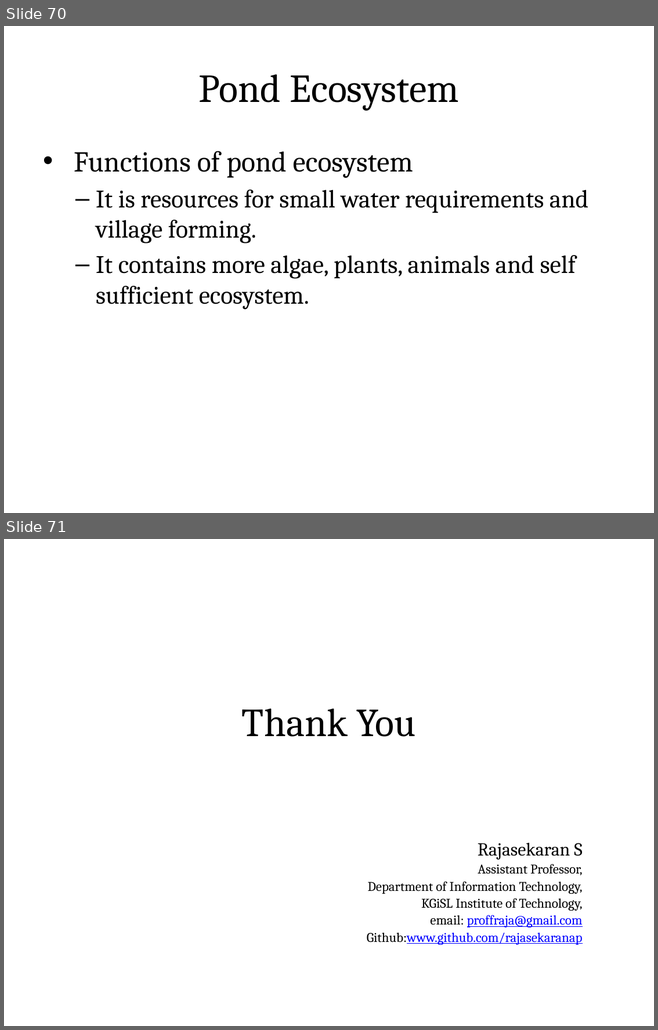
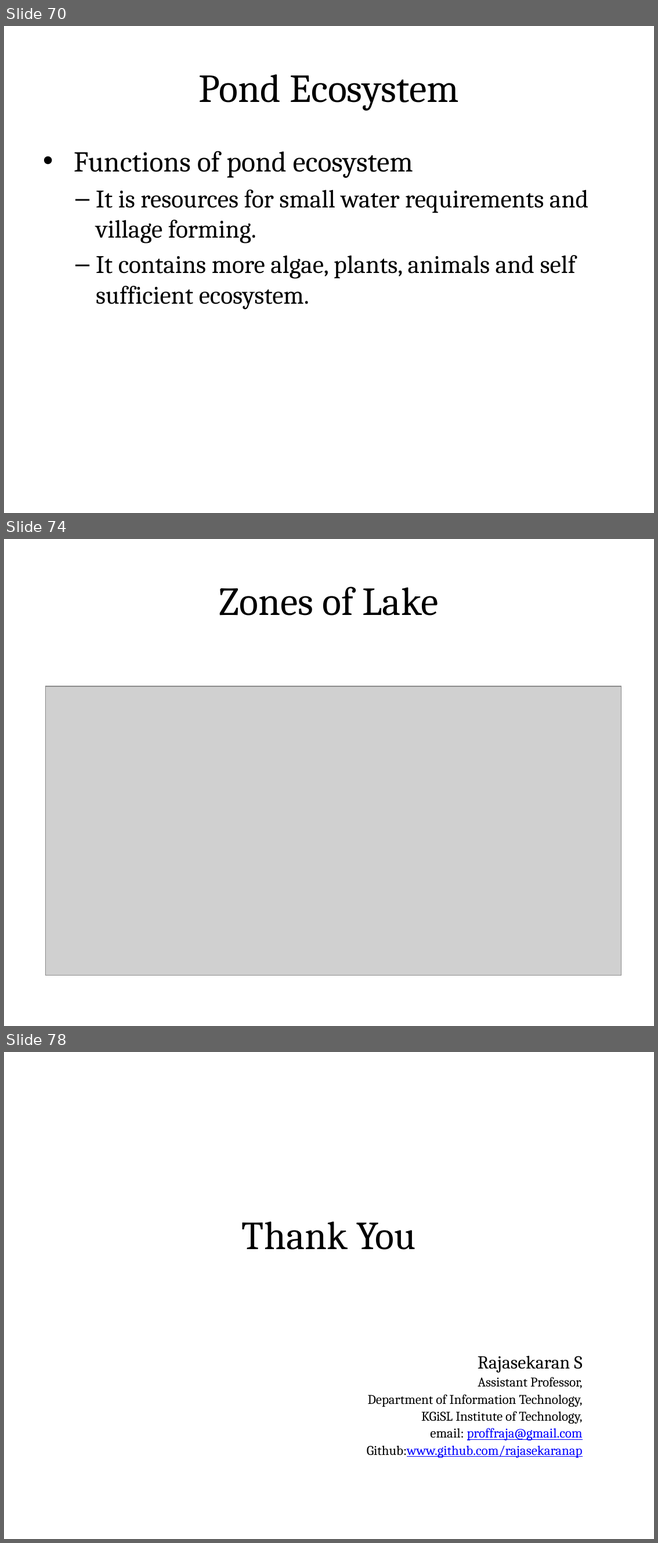
Before and after one commit to rajasekaran36/GE8291-Environmental-Science-and-Engineering, a slide deck: Slides/GE8291-U1.pptx. Shown one above the other, each under a label of ours: slides 70 and 71 before the commit, slides 70, 74 and 78 after it; the slides between them are not shown. The pictures are 658x1030 and 658x1543 pixels, drawn with LibreOffice and Linux fonts; fonts in the diff are those of the drawing; grey boxes stand for pictures. Boxes give left, top, right and bottom in pixels: in the first picture for what was removed or moved away, otherwise in the second. Text is boxed around its words. In the diff, an @@ line names an element or a change of style, - is before the commit and + after.

```diff
--- a/Slides/GE8291-U1.pptx
+++ b/Slides/GE8291-U1.pptx
@@ slide 74 added at (x1=4, y1=539, x2=654, y2=1026), background #FFFFFF @@
@@ title added at (x1=36, y1=559, x2=621, y2=640), fill gradient #DAFDA7 to #E4FCC2 to #F5FFE7, outline #98B955 0.75 pt, 44 pt, text #000000 @@
+Zones of Lake
@@ picture added at (x1=46, y1=686, x2=621, y2=976) @@
@@ what was slide 71 is now slide 78 @@
```
Also in this commit, not shown: 6 other slides added.
